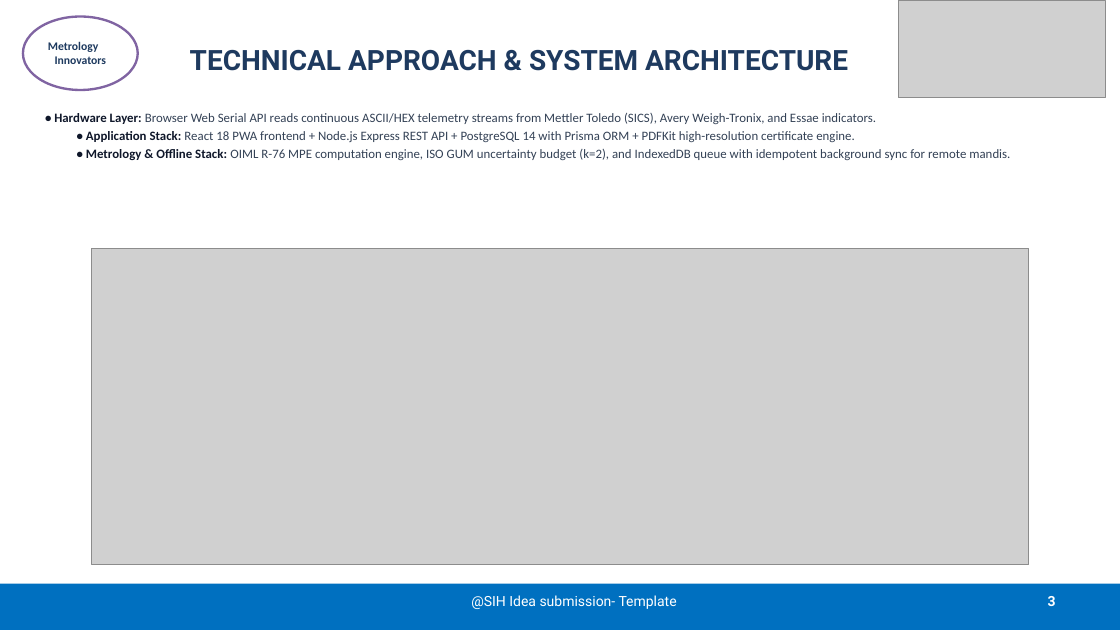
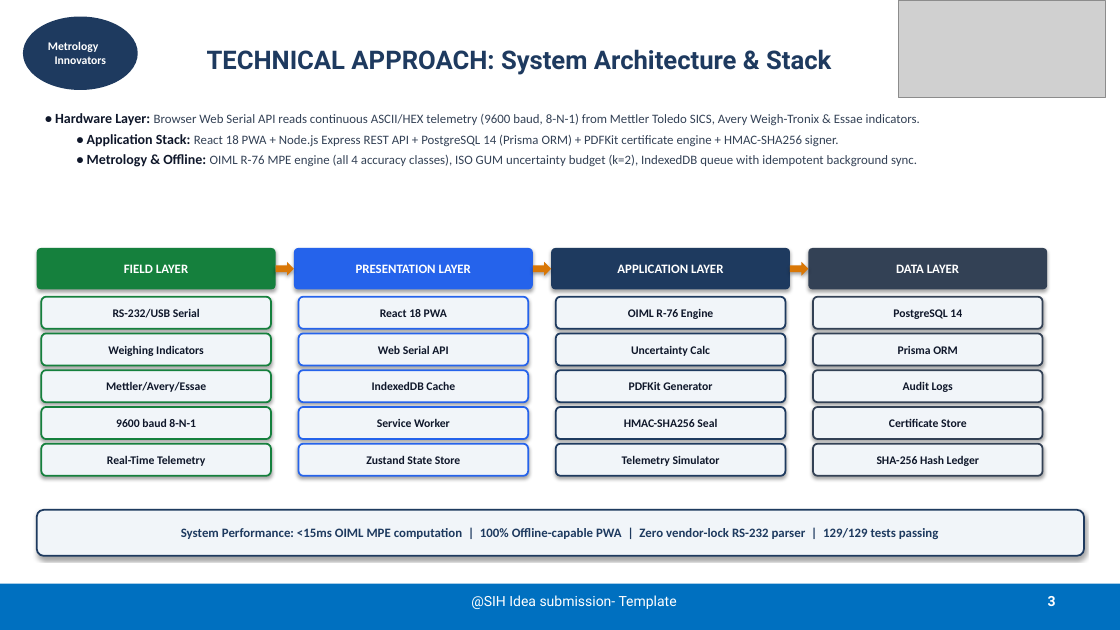
Before and after one commit to Princu-Babu/SIH, a slide deck: slide 3 of NAWI-ReportPro-SIH2026-Submission.pptx. Drawn at 1120x630 pixels with LibreOffice and Linux fonts; fonts in the diff are those of the drawing; grey boxes stand for pictures. Boxes give left, top, right and bottom in pixels: in the first picture for what was removed or moved away, otherwise in the second. Text is boxed around its words. In the diff, an @@ line names an element or a change of style, - is before the commit and + after.

```diff
--- a/NAWI-ReportPro-SIH2026-Submission.pptx
+++ b/NAWI-ReportPro-SIH2026-Submission.pptx
@@ ellipse "Metrology Innovators" at (23,17,138,90): text colour #1E3A5F to #FFFFFF; fill #FFFFFF to #1E3A5F; outline #8064A2 2 pt to none @@
@@ title at (207,49,831,75): text changed; size 24 to 22 pt @@
-TECHNICAL APPROACH & SYSTEM ARCHITECTURE
+TECHNICAL APPROACH: System Architecture & Stack
@@ text at (55,113,920,167): text changed @@
-• Hardware Layer: Browser Web Serial API reads continuous ASCII/HEX telemetry streams from Mettler Toledo (SICS), Avery Weigh-Tronix, and Essae indicators.
-• Application Stack: React 18 PWA frontend + Node.js Express REST API + PostgreSQL 14 with Prisma ORM + PDFKit high-resolution certificate engine.
-• Metrology & Offline Stack: OIML R-76 MPE computation engine, ISO GUM uncertainty budget (k=2), and IndexedDB queue with idempotent background sync for remote mandis.
+• Hardware Layer: Browser Web Serial API reads continuous ASCII/HEX telemetry (9600 baud, 8-N-1) from Mettler Toledo SICS, Avery Weigh-Tronix & Essae indicators.
+• Application Stack: React 18 PWA + Node.js Express REST API + PostgreSQL 14 (Prisma ORM) + PDFKit certificate engine + HMAC-SHA256 signer.
+• Metrology & Offline: OIML R-76 MPE engine (all 4 accuracy classes), ISO GUM uncertainty budget (k=2), IndexedDB queue with idempotent background sync.
@@ rounded rectangle added at (37,248,276,289), fill #15803D, 11 pt, text #FFFFFF, bold @@
+FIELD LAYER
@@ picture removed at (92,248,1028,565) @@
@@ right arrow added at (276,262,294,276), fill #D97706 @@
@@ rounded rectangle added at (294,248,533,289), fill #2563EB, 11 pt, text #FFFFFF, bold @@
+PRESENTATION LAYER
@@ right arrow added at (533,262,551,276), fill #D97706 @@
@@ rounded rectangle added at (551,248,790,289), fill #1E3A5F, 11 pt, text #FFFFFF, bold @@
+APPLICATION LAYER
@@ right arrow added at (791,262,809,276), fill #D97706 @@
@@ rounded rectangle added at (808,248,1047,289), fill #334155, 11 pt, text #FFFFFF, bold @@
+DATA LAYER
@@ rounded rectangle added at (41,297,271,329), fill #F1F5F9, outline #15803D 1.5 pt, 10 pt, text #0F172A, bold @@
+RS-232/USB Serial
@@ rounded rectangle added at (298,297,528,329), fill #F1F5F9, outline #2563EB 1.5 pt, 10 pt, text #0F172A, bold @@
+React 18 PWA
@@ rounded rectangle added at (556,297,786,329), fill #F1F5F9, outline #1E3A5F 1.5 pt, 10 pt, text #0F172A, bold @@
+OIML R-76 Engine
@@ rounded rectangle added at (813,297,1043,329), fill #F1F5F9, outline #334155 1.5 pt, 10 pt, text #0F172A, bold @@
+PostgreSQL 14
@@ rounded rectangle added at (41,334,271,365), fill #F1F5F9, outline #15803D 1.5 pt, 10 pt, text #0F172A, bold @@
+Weighing Indicators
@@ rounded rectangle added at (298,334,528,365), fill #F1F5F9, outline #2563EB 1.5 pt, 10 pt, text #0F172A, bold @@
+Web Serial API
@@ rounded rectangle added at (556,334,786,365), fill #F1F5F9, outline #1E3A5F 1.5 pt, 10 pt, text #0F172A, bold @@
+Uncertainty Calc
@@ rounded rectangle added at (813,334,1043,365), fill #F1F5F9, outline #334155 1.5 pt, 10 pt, text #0F172A, bold @@
+Prisma ORM
@@ rounded rectangle added at (41,371,271,402), fill #F1F5F9, outline #15803D 1.5 pt, 10 pt, text #0F172A, bold @@
+Mettler/Avery/Essae
@@ rounded rectangle added at (298,371,528,402), fill #F1F5F9, outline #2563EB 1.5 pt, 10 pt, text #0F172A, bold @@
+IndexedDB Cache
@@ rounded rectangle added at (556,371,786,402), fill #F1F5F9, outline #1E3A5F 1.5 pt, 10 pt, text #0F172A, bold @@
+PDFKit Generator
@@ rounded rectangle added at (813,371,1043,402), fill #F1F5F9, outline #334155 1.5 pt, 10 pt, text #0F172A, bold @@
+Audit Logs
@@ rounded rectangle added at (41,407,271,439), fill #F1F5F9, outline #15803D 1.5 pt, 10 pt, text #0F172A, bold @@
+9600 baud 8-N-1
@@ rounded rectangle added at (298,407,528,439), fill #F1F5F9, outline #2563EB 1.5 pt, 10 pt, text #0F172A, bold @@
+Service Worker
@@ rounded rectangle added at (556,407,786,439), fill #F1F5F9, outline #1E3A5F 1.5 pt, 10 pt, text #0F172A, bold @@
+HMAC-SHA256 Seal
@@ rounded rectangle added at (813,407,1043,439), fill #F1F5F9, outline #334155 1.5 pt, 10 pt, text #0F172A, bold @@
+Certificate Store
@@ rounded rectangle added at (41,444,271,476), fill #F1F5F9, outline #15803D 1.5 pt, 10 pt, text #0F172A, bold @@
+Real-Time Telemetry
@@ rounded rectangle added at (298,444,528,476), fill #F1F5F9, outline #2563EB 1.5 pt, 10 pt, text #0F172A, bold @@
+Zustand State Store
@@ rounded rectangle added at (556,444,786,476), fill #F1F5F9, outline #1E3A5F 1.5 pt, 10 pt, text #0F172A, bold @@
+Telemetry Simulator
@@ rounded rectangle added at (813,444,1043,476), fill #F1F5F9, outline #334155 1.5 pt, 10 pt, text #0F172A, bold @@
+SHA-256 Hash Ledger
@@ rounded rectangle added at (37,510,1085,556), fill #F1F5F9, outline #1E3A5F 1.5 pt, 11 pt, text #1E3A5F, bold @@
+System Performance: <15ms OIML MPE computation | 100% Offline-capable PWA | Zero vendor-lock RS-232 parser | 129/129 tests passing
```
Also in this commit, not shown: 5 other slides changed, 10 other files.
